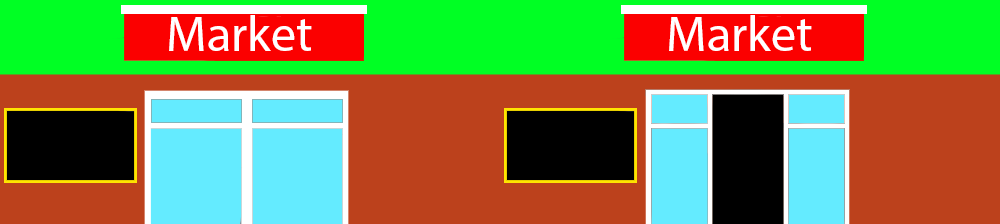
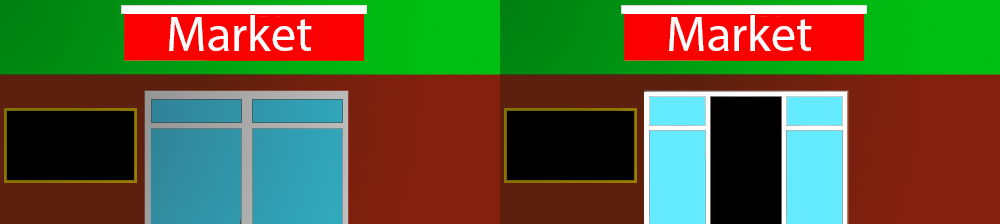
Before/after of a w=1000, h=224 layered artwork. What changed in the layer stack:
added layer "Calque 5" above "Calque 4" over box(0, 0, 500, 224)
added layer "Calque 6" above "Calque 3" over box(500, 0, 1000, 224)
